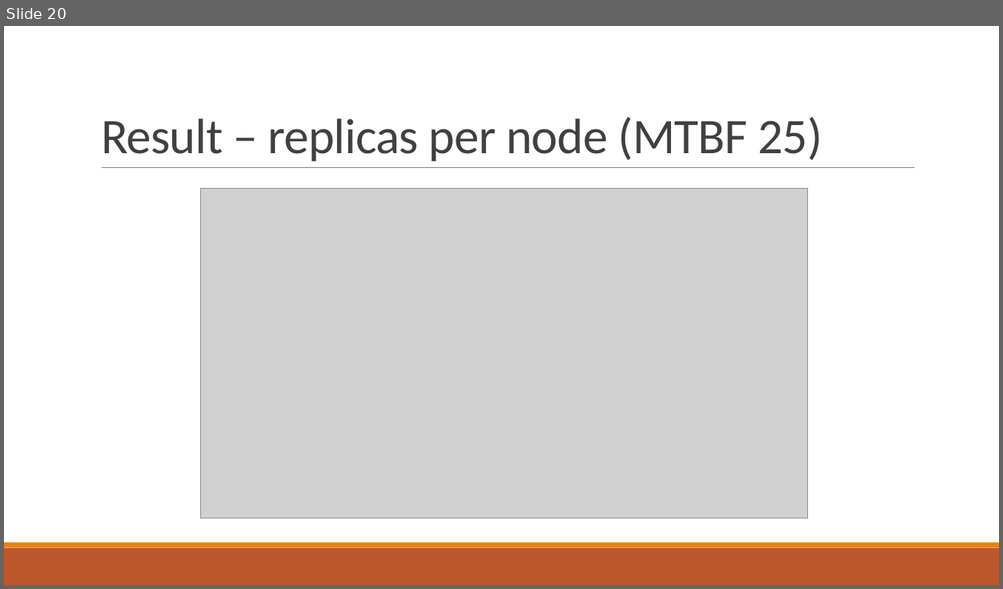
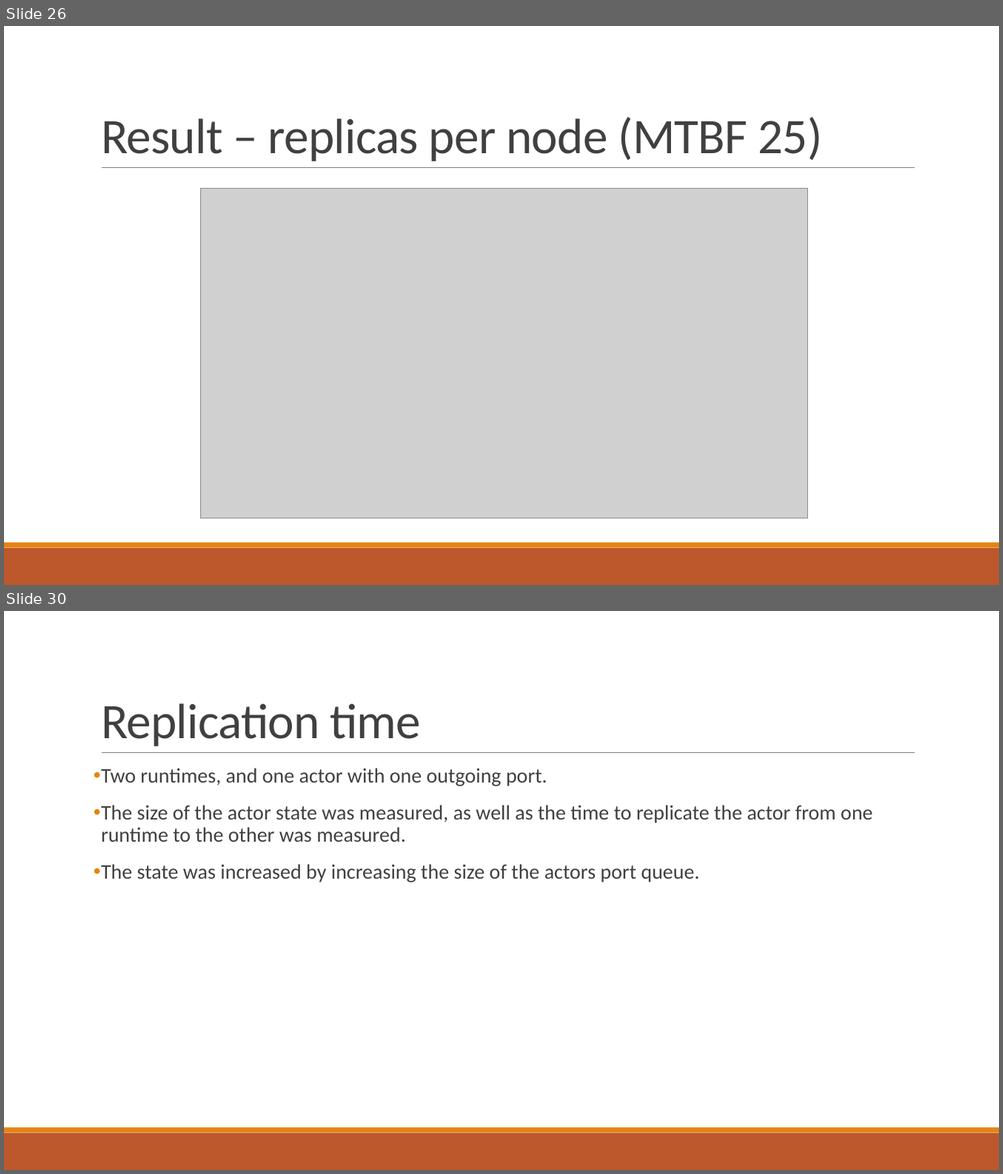
Before and after one commit to PStahl/master_thesis, a slide deck: presentation/presentation.pptx. Shown one above the other, each under a label of ours: slide 20 before the commit, slides 26 and 30 after it; the slides between them are not shown. The pictures are 1003x589 and 1003x1174 pixels, drawn with LibreOffice and Linux fonts; fonts in the diff are those of the drawing; grey boxes stand for pictures. Boxes give left, top, right and bottom in pixels: in the first picture for what was removed or moved away, otherwise in the second. Text is boxed around its words. In the diff, an @@ line names an element or a change of style, - is before the commit and + after.

```diff
--- a/presentation/presentation.pptx
+++ b/presentation/presentation.pptx
@@ slide 30 added at (4,611,999,1170), background #FFFFFF; not listed: 3 template elements that a slide beside it also shows @@
@@ title added at (101,703,421,746), 48 pt, text #404040 @@
+Replication time
@@ text added at (101,768,872,883), 20 pt, text #404040 @@
+• Two runtimes, and one actor with one outgoing port.
+• The size of the actor state was measured, as well as the time to replicate the actor from one runtime to the other was measured.
+• The state was increased by increasing the size of the actors port queue.
@@ what was slide 20 is now slide 26 @@
```
Also in this commit, not shown: 3 slides changed, 10 other slides added, 5 other files.
